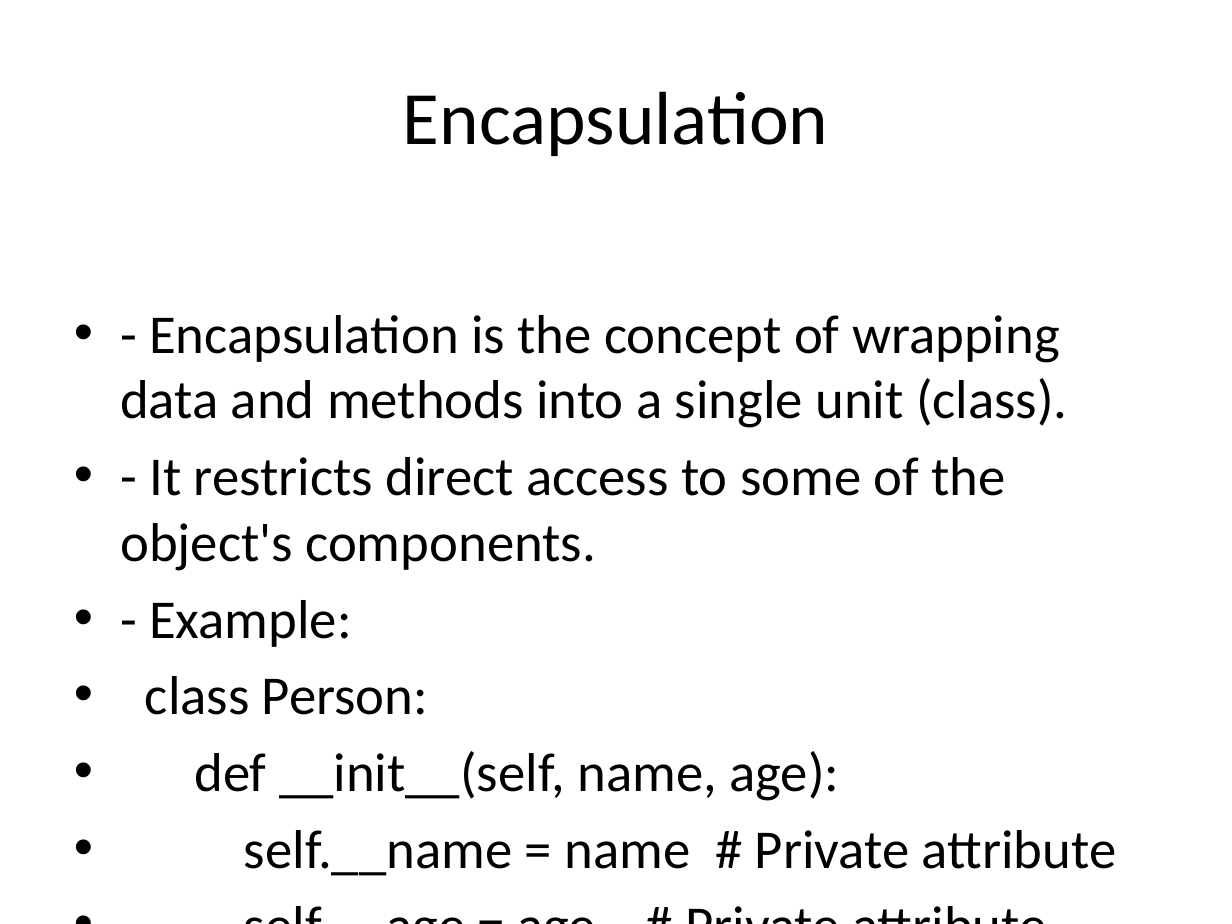
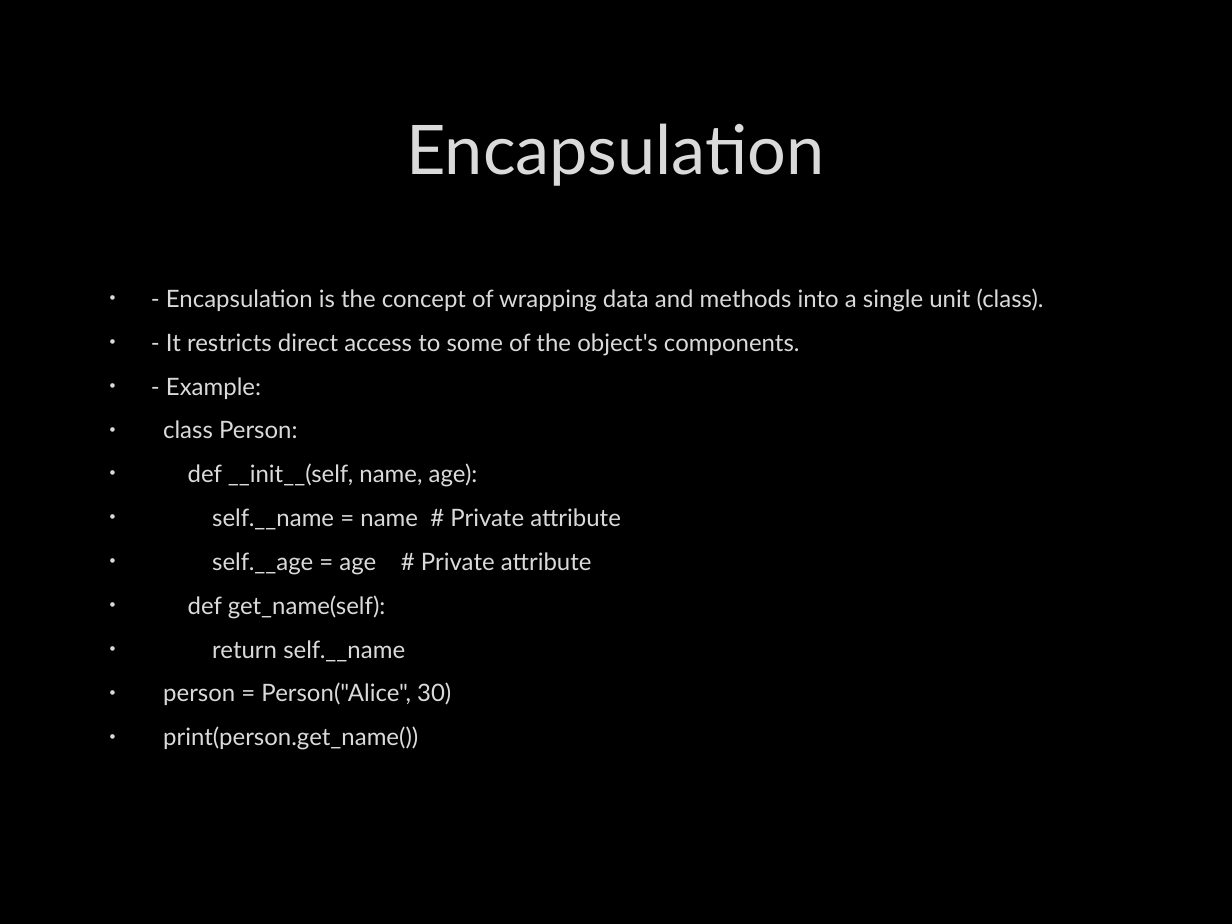
Before and after one commit to treanorjp/PythonCourse, a slide deck: slide 7 of OOP_in_Python.pptx. Drawn at 1232x924 pixels with LibreOffice and Linux fonts; fonts in the diff are those of the drawing; background and template pictures are left out. Boxes give left, top, right and bottom in pixels: in the first picture for what was removed or moved away, otherwise in the second. Text is boxed around its words. In the diff, an @@ line names an element or a change of style, - is before the commit and + after.

```diff
--- a/OOP_in_Python.pptx
+++ b/OOP_in_Python.pptx
@@ background #FFFFFF to picture (left out) @@
@@ title "Encapsulation" moved from (x1=403, y1=91, x2=828, y2=156) to (x1=406, y1=123, x2=824, y2=186) @@
@@ title "Encapsulation" at (x1=406, y1=123, x2=824, y2=186): size 44 to 40 pt, font Calibri to Lato, text colour #000000 to #DADADA, letter outline none to #404040 0.75 pt @@
@@ text "- Encapsulation is the concept ..." moved from (x1=120, y1=315, x2=1117, y2=876) to (x1=163, y1=288, x2=1044, y2=750) @@
@@ text "- Encapsulation is the concept ..." at (x1=163, y1=288, x2=1044, y2=750): size 32 to 14 pt, font Calibri to Lato, text colour #000000 to #DADADA, letter outline none to #404040 0.75 pt; indent changed; more space between paragraphs @@
```
Also in this commit, not shown: 9 other slides changed, 1 other file.
